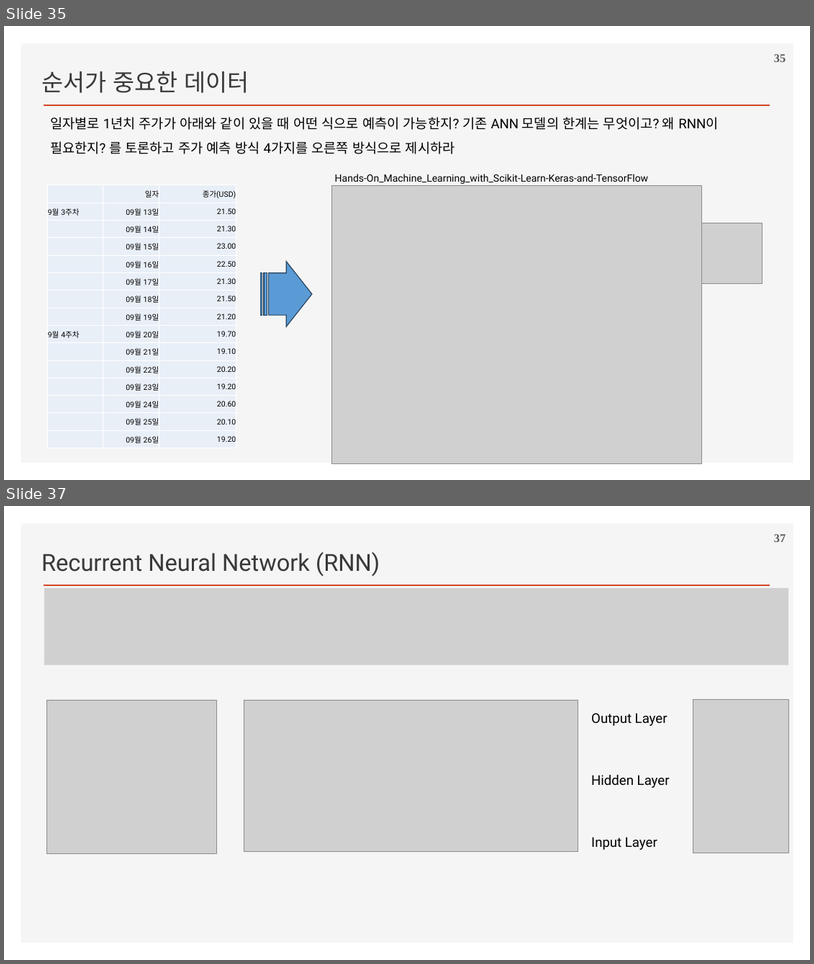
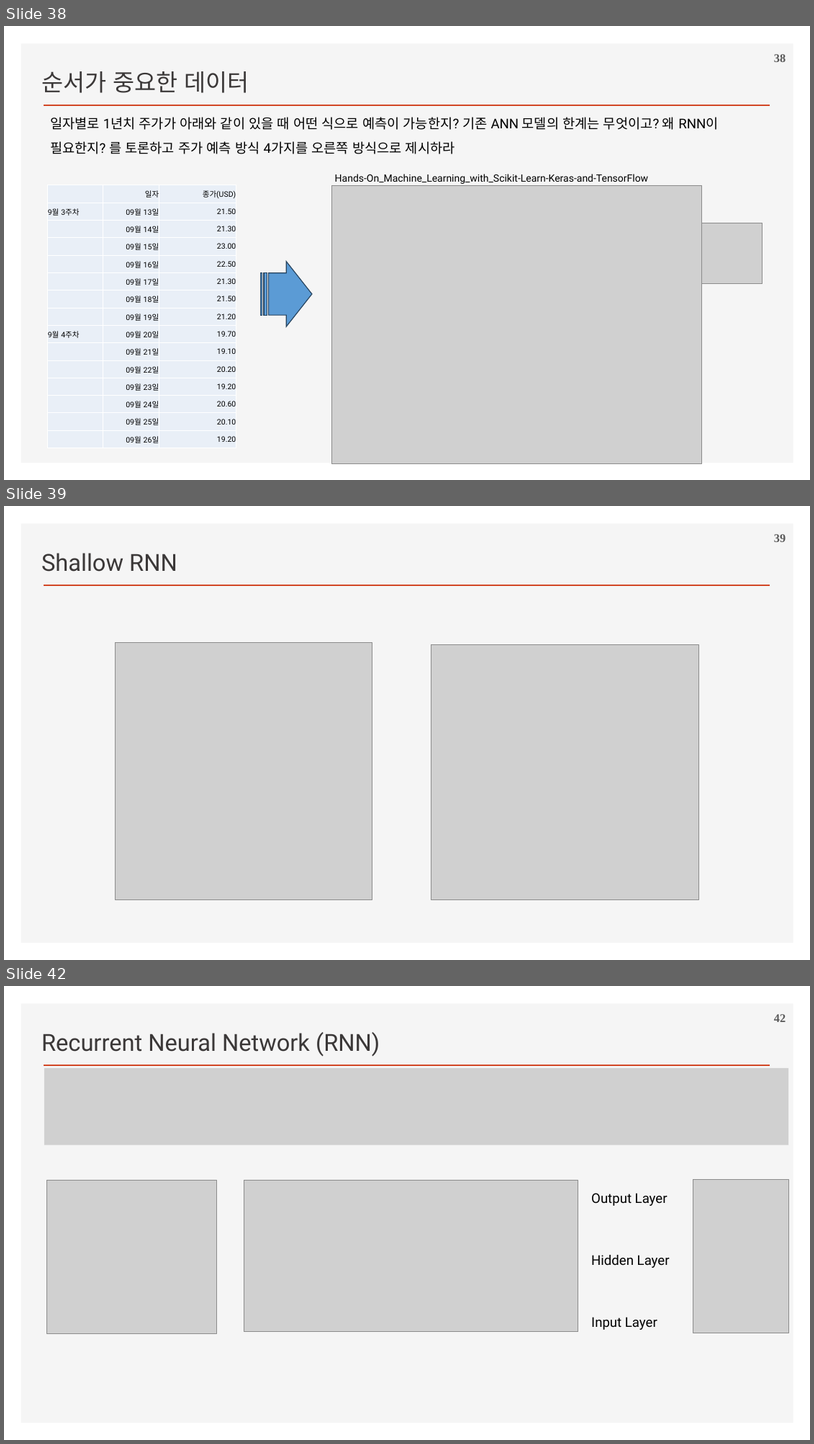
Before and after one commit to ancestor9/2026_Fall_Deep-Learning-with-Python, a slide deck: Chapter 13 Timeseries forecasting.pptx. Shown one above the other, each under a label of ours: slides 35 and 37 before the commit, slides 38, 39 and 42 after it; the slides between them are not shown. The pictures are 814x964 and 814x1444 pixels, drawn with LibreOffice and Linux fonts; fonts in the diff are those of the drawing; grey boxes stand for pictures; background and template pictures are left out. Boxes give left, top, right and bottom in pixels: in the first picture for what was removed or moved away, otherwise in the second. Text is boxed around its words. In the diff, an @@ line names an element or a change of style, - is before the commit and + after.

```diff
--- a/Chapter 13 Timeseries forecasting.pptx
+++ b/Chapter 13 Timeseries forecasting.pptx
@@ slide 39 added at bbox=[4, 506, 810, 960], background #FFFFFF; not listed: 2 template elements that a slide beside it also shows @@
@@ page number added at bbox=[774, 534, 786, 542], 14 pt, text #595959, bold @@
+39
@@ text added at bbox=[41, 553, 178, 572], 28 pt, text #3B3838 @@
+Shallow RNN
@@ picture added at bbox=[116, 642, 373, 899] @@
@@ picture added at bbox=[431, 644, 699, 899] @@
@@ what was slide 35 is now slide 38 @@
@@ page number at bbox=[774, 54, 786, 62]: text changed @@
-35
+38
@@ what was slide 37 is now slide 42 @@
@@ page number at bbox=[774, 1014, 786, 1022]: text changed @@
-37
+42
```
Also in this commit, not shown: 3 slides changed, 4 other slides added.
